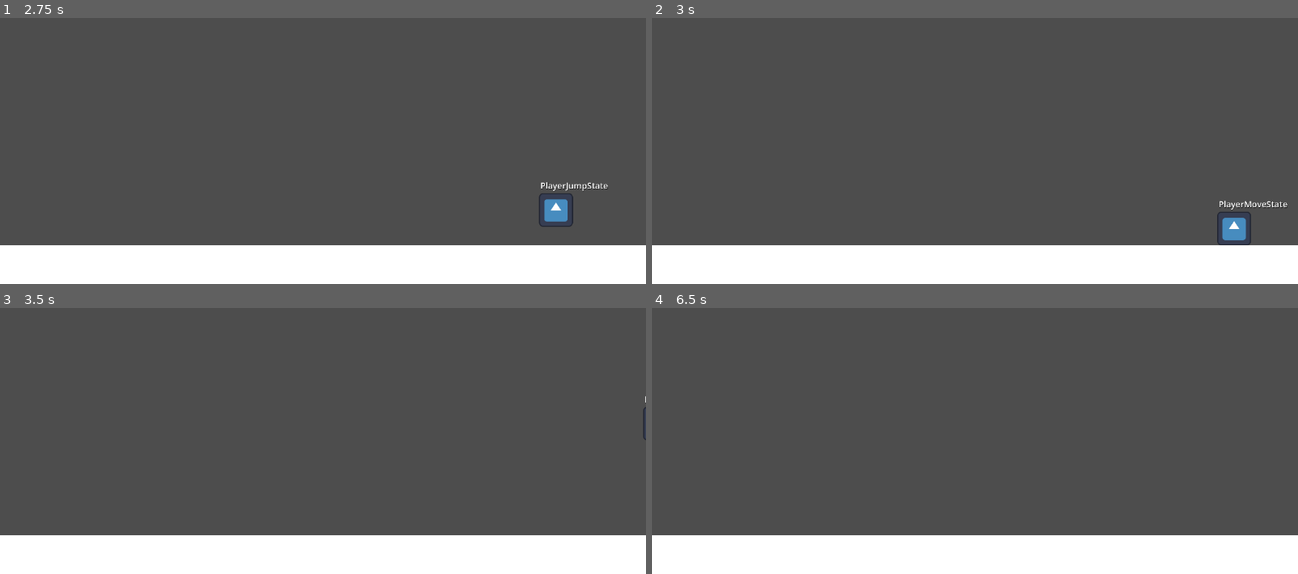
Above: before the commit, frames 1-4 (two rows, left to right).
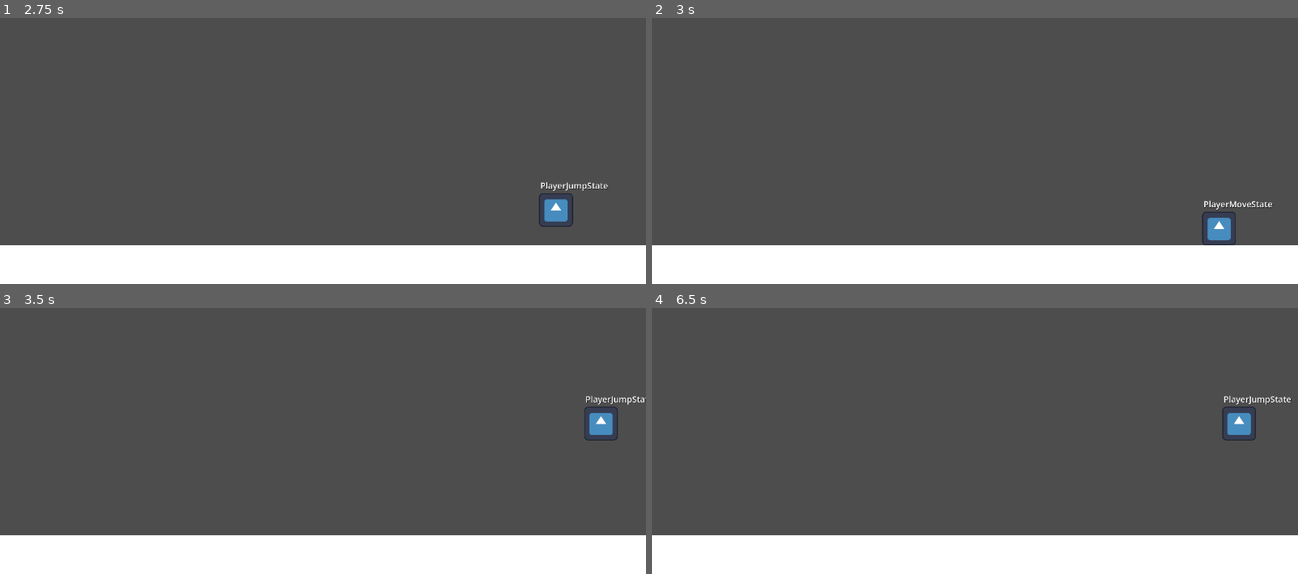
Above: after the commit, the same moments.

Repository: ReusableChopsticks/Platformer2024
Game: Godot game, scene res://scenes/environment/level.tscn
Two runs of this game, one before a commit and one after it. Both use one fixed random seed, a clock stepped at 60 frames per second and the inputs below. The engine's default icon, where the game draws it, is replaced by a stand-in: a white triangle on a blue panel in a dark square.
Inputs:
- Up to frame 1 (2.75 s): hold Right (right) 0.53-2.03 s; tap Space (jump) at 0.77, 1.52 s; hold A (left) from 2.03 s (still down)
- Up to frame 2 (3 s): release A (left) at 2.78 s; hold Right (right) from 2.78 s (still down)
- Up to frame 3 (3.5 s): keep holding Right (right); tap Space (jump) at 3.02 s
- Up to frame 4 (6.5 s): tap Space (jump) at 3.77, 4.52, 5, 6.02 s; tap Enter at 4.25 s; release Right (right) at 4.28 s; hold A (left) 4.28-5.03 s; hold Right (right) 5.03-5.78 s; hold A (left) from 5.78 s (still down)

Frame 1 is identical in both runs. In frame 2, 0.7% of the frame differs, in the area x 85-99%, y 68-86%; in frame 3, 0.5%; in frame 4, 0.6%.

Commit message:
calculate friction force from time

Diff:
--- a/scenes/player/PlayerState.gd
+++ b/scenes/player/PlayerState.gd
@@ -11,6 +11,9 @@
 # The time it takes for player to accelerate to base speed
 @export_range(0.0, 1.0) var time_to_max_speed: float = 0.7
 var move_accel: int = move_speed / time_to_max_speed
+# The time it takes for player to stop from base speed (due to friction)
+@export_range(0.0, 1.0) var time_to_stop: float = 0.5
+var friction_decel: int = move_speed / time_to_stop
 #@export_range(0.0, 1.0) var move_lerp: float = 0.5
 @export var max_move_speed: int = 3000
 @export var max_fall_speed: int = 2000
@@ -34,12 +37,12 @@
 	var vel = player.velocity.x + (multiplier * move_accel * direction * delta)
 	player.velocity.x = clampf(vel, -move_speed, move_speed)
 
-
-func friction_x(delta: float, curr_dir: int, decel_rate):
+# applies a friction force AGAINST the supplied direction (the current direction of the player)
+func friction_x(delta: float, dir: int, multiplier: float = 1):
 	if (is_zero_approx(player.velocity.x)):
 		# stop applying friction if the player has stopped
 		return
-	if (is_equal_approx(curr_dir, 1)):
-		player.velocity.x = maxf(0, player.velocity.x - (decel_rate * delta))
-	elif (is_equal_approx(curr_dir, -1)):
-		player.velocity.x = minf(0, player.velocity.x + (decel_rate * delta))
+	if (is_equal_approx(dir, 1)):
+		player.velocity.x = maxf(0, player.velocity.x - (friction_decel * delta * multiplier))
+	elif (is_equal_approx(dir, -1)):
+		player.velocity.x = minf(0, player.velocity.x + (friction_decel * delta * multiplier))
